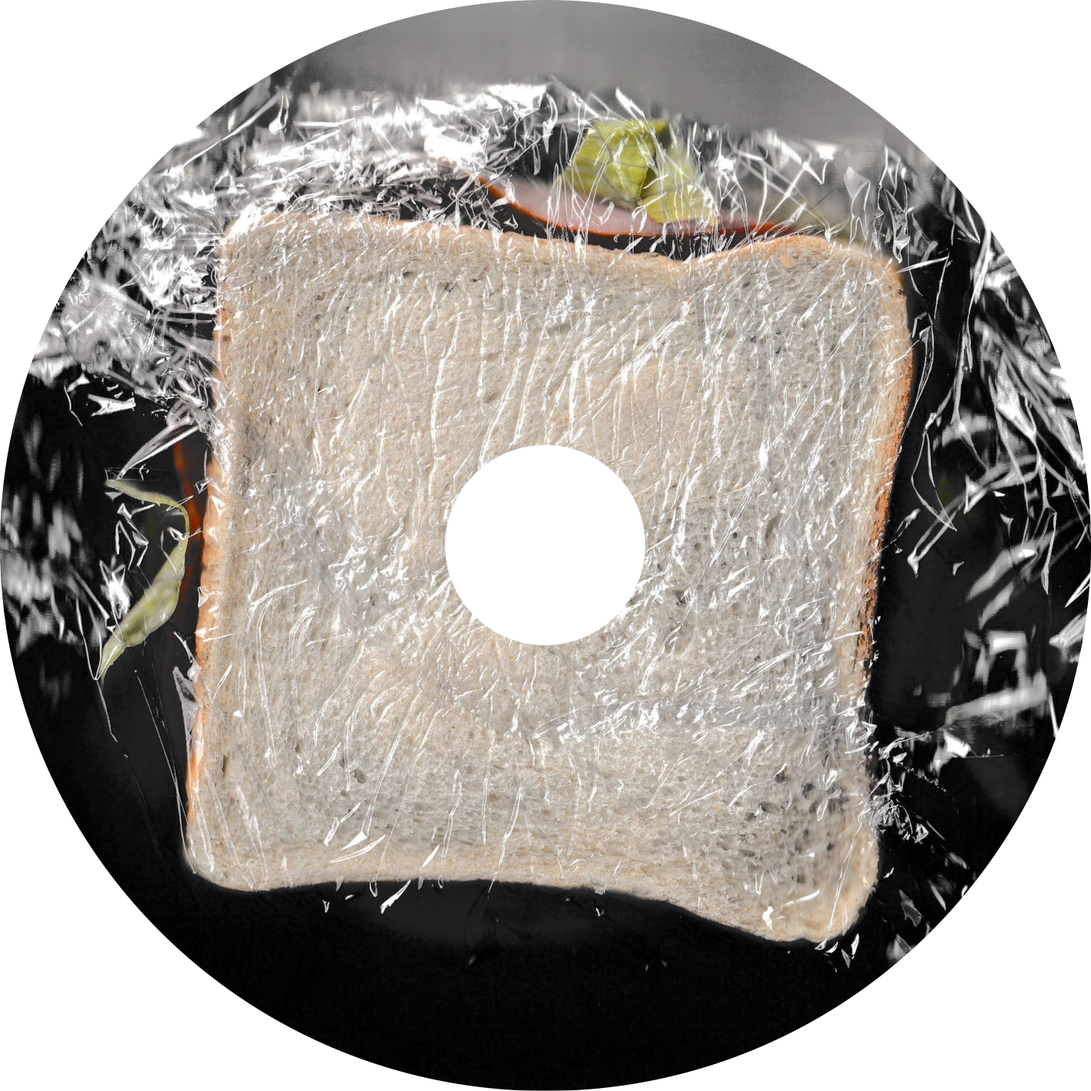
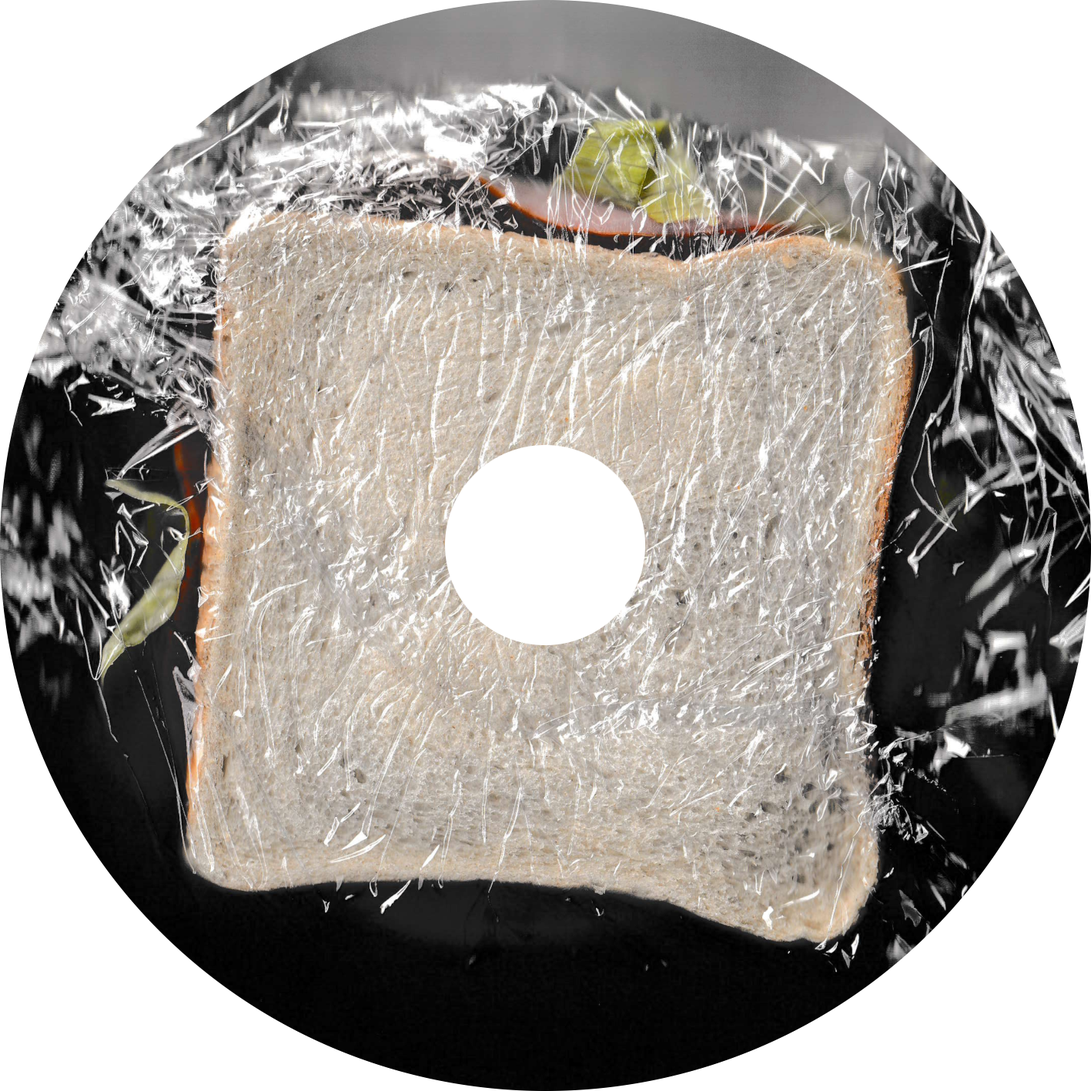
The second (1091, 1091) image is a revision of the first. Changes to its layers:
added layer "cover-alternative-cd" over [517, 1090, 574, 1091]
